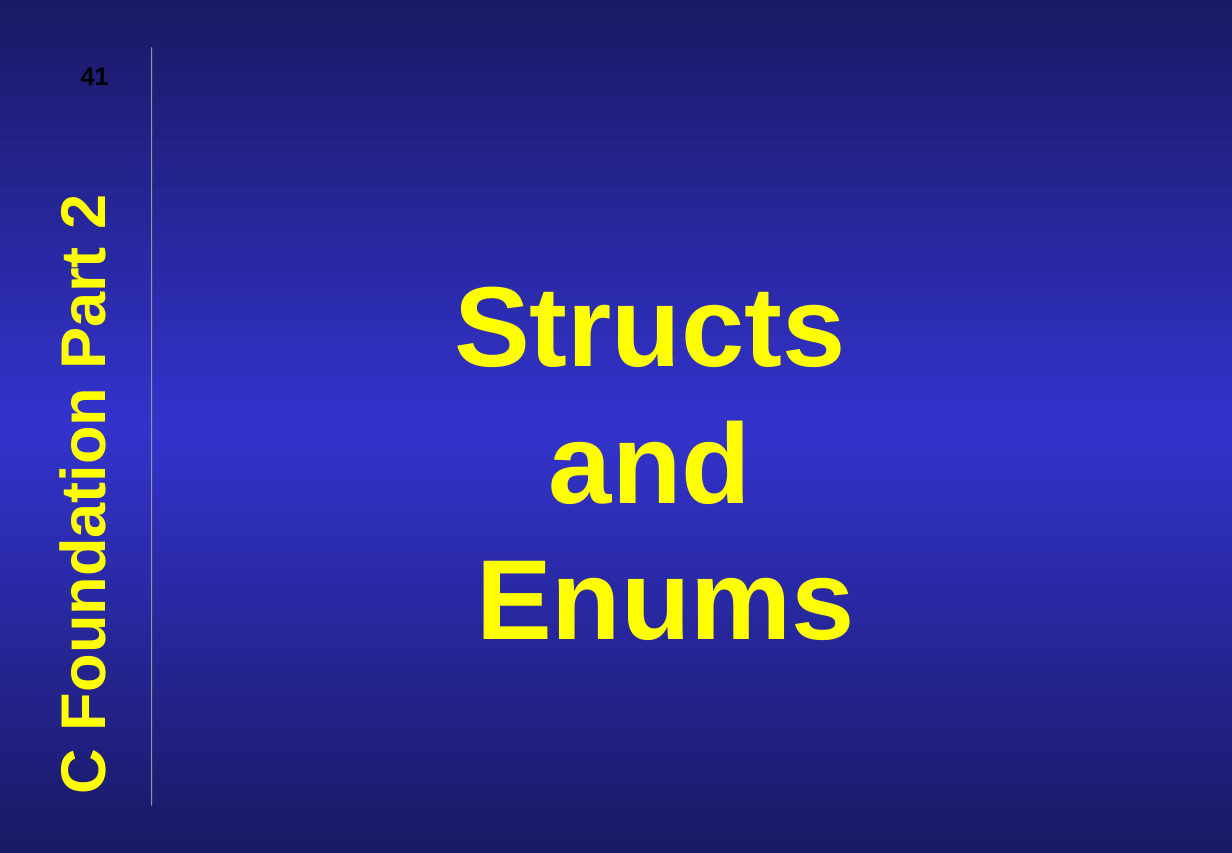
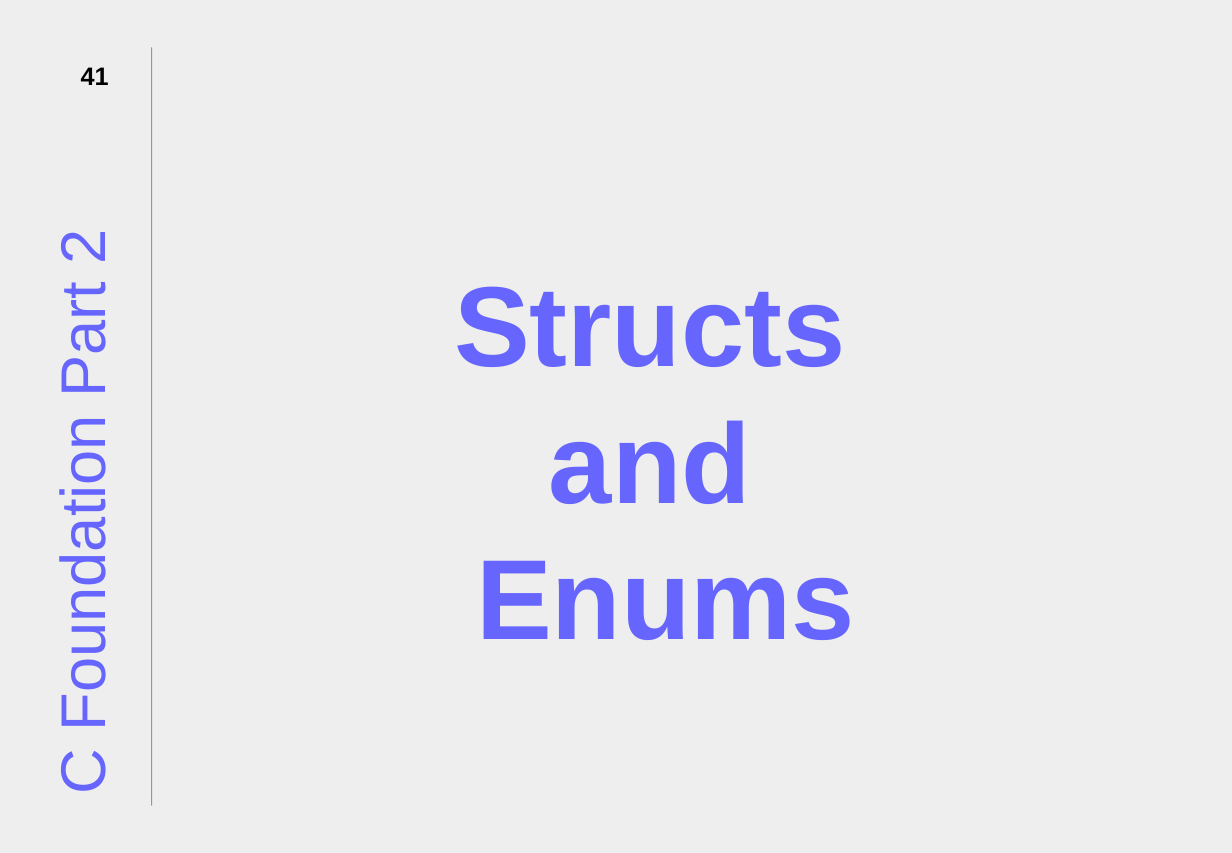
Before and after one commit to JonJagger/two-day-courses, a slide deck: slide 41 of ca/CAdvanced.odp. Drawn at 1232x853 pixels with LibreOffice and Linux fonts; fonts in the diff are those of the drawing. Boxes give left, top, right and bottom in pixels: in the first picture for what was removed or moved away, otherwise in the second. Text is boxed around its words. In the diff, an @@ line names an element or a change of style, - is before the commit and + after.

Commit message:
Change background and font colors, step 1

```diff
--- a/ca/CAdvanced.odp
+++ b/ca/CAdvanced.odp
@@ background gradient #191965 to #3333CC to #EEEEEE @@
@@ title "C Foundation Part 2" at [49,232,119,791]: text colour #FFFF00 to #6666FF, bold off @@
@@ text "Structs" at [454,286,855,640]: text colour #FFFF00 to #6666FF @@
```
Also in this commit, not shown: 186 other slides changed.
